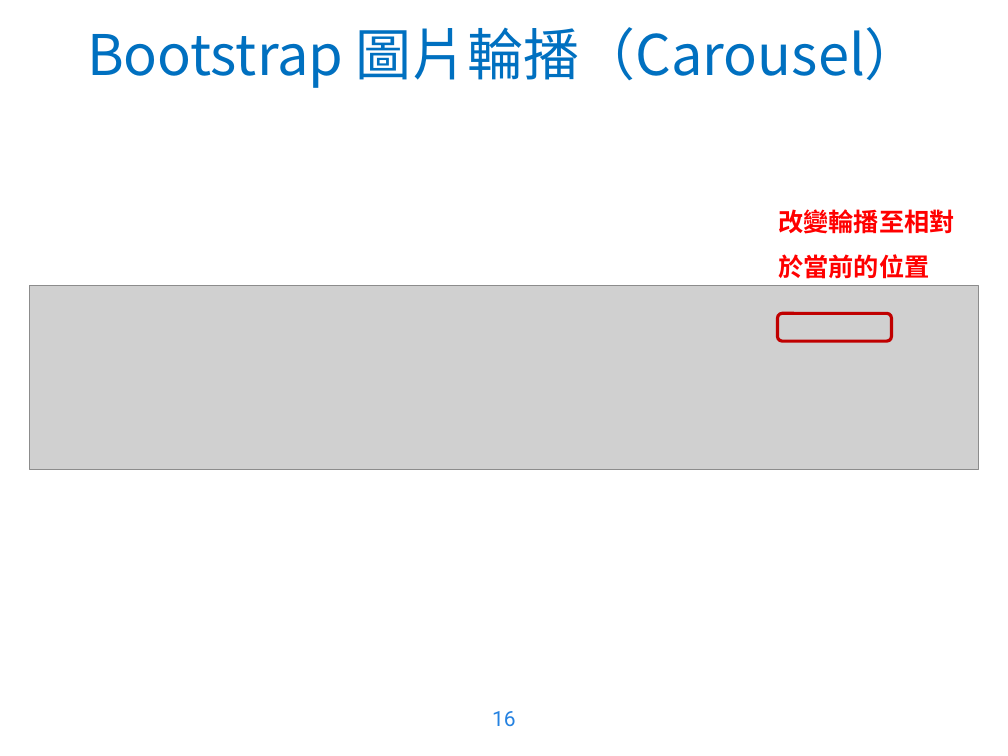
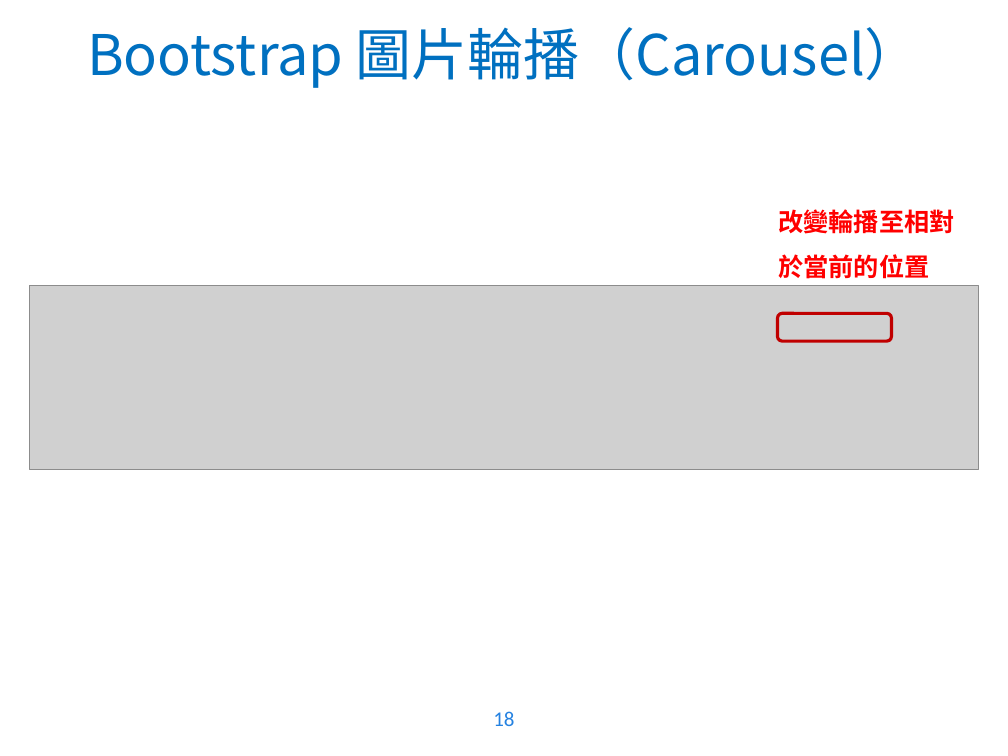
Before and after one commit to WaRTanKE7/WebClubData, a slide deck: slide 18 of 教學簡報/Bootstrap 4.pptx (slide 16 before the commit). Drawn at 1008x756 pixels with LibreOffice and Linux fonts; fonts in the diff are those of the drawing; grey boxes stand for pictures; background and template pictures are left out. Boxes give left, top, right and bottom in pixels: in the first picture for what was removed or moved away, otherwise in the second. Text is boxed around its words. In the diff, an @@ line names an element or a change of style, - is before the commit and + after.

```diff
--- a/教學簡報/Bootstrap 4.pptx
+++ b/教學簡報/Bootstrap 4.pptx
@@ text "Bootstrap 圖片輪播（Carousel）" at [87, 27, 921, 88]: font Noto Sans CJK SC to Calibri in "圖片輪播（Carousel）" @@
@@ page number removed at [492, 711, 516, 726] @@
-16
@@ page number added at [493, 711, 514, 726], 15 pt, text #2582E1 @@
+18
```
Also in this commit, not shown: 16 other slides changed, 2 slides added.
